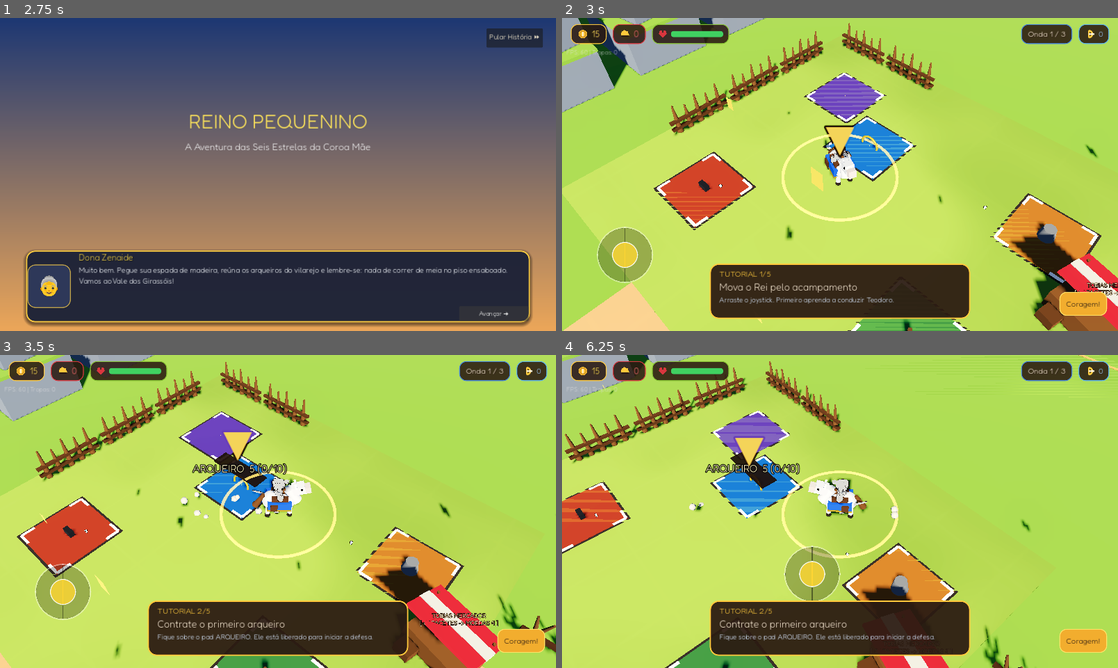
Above: before the commit, frames 1-4 (two rows, left to right).
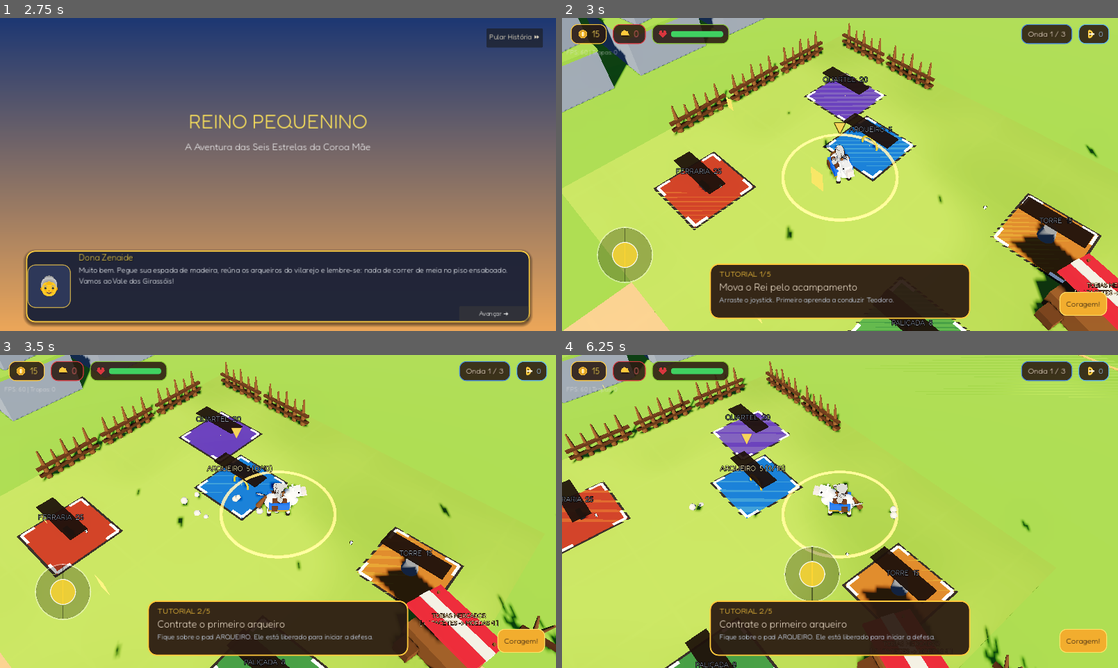
Above: after the commit, the same moments.

Repository: JonathasHenrique/reino-pequenino
Game: Godot game, scene res://scenes/ui/MainMenu.tscn
Two runs of this game, one before a commit and one after it. Both use one fixed random seed, a clock stepped at 60 frames per second and the inputs below.
Inputs (mouse positions are in pixels of both pictures, inside the frame that each line leads up to):
- Up to frame 1 (2.75 s): click "INICIAR JORNADA" at 0.5 s; click "Pular História ⏩" at 1.25 s; click "Avançar ➔" at 2 s
- Up to frame 2 (3 s): tap Enter at 2.75 s; move the mouse to (962, 158) at 2.77 s; hold Right (ui_right) from 2.78 s (still down); click (962, 158) at 2.92 s
- Up to frame 3 (3.5 s): keep holding Right (ui_right); tap Space at 3.02 s
- Up to frame 4 (6.25 s): release Right (ui_right) at 3.5 s; drag from (728, 527) to (812, 574) at 3.52 s; move the mouse to (895, 442) at 4.27 s; hold Right (ui_right) 4.28-5 s; drag from (812, 574) to (673, 464) at 5.02 s; move the mouse to (1006, 558) at 5.77 s; hold Left (ui_left) from 5.78 s (still down); tap Space at 6.02 s

Frame 1 is identical in both runs. In frame 2, 2.9% of the frame differs, in the area x 20-96%, y 15-100%; in frame 3, 3.0%; in frame 4, 3.2%, in the area x 0-68%, y 15-100%.
Error in both runs: Cannot call method 'set_input_as_handled' on a null value. (res://scripts/ui/DialogueBox.gd:53)

Commit message:
fix: melhorar escala e leitura visual da fase

Diff:
--- a/scenes/entities/King.tscn
+++ b/scenes/entities/King.tscn
@@ -191,7 +191,7 @@
 script = ExtResource("3_spoil")
 
 [node name="Visuals" type="Node3D" parent="."]
-transform = Transform3D(0.95, 0, 0, 0, 0.95, 0, 0, 0, 0.95, 0, 0, 0)
+transform = Transform3D(0.82, 0, 0, 0, 0.82, 0, 0, 0, 0.82, 0, 0, 0)
 
 [node name="Horse" type="Node3D" parent="Visuals"]
 
--- a/scenes/entities/PurchasePad.tscn
+++ b/scenes/entities/PurchasePad.tscn
@@ -181,11 +181,11 @@
 billboard = 1
 double_sided = false
 text = "🏹 🪙 5"
-font_size = 34
-outline_size = 10
+font_size = 30
+outline_size = 8
 outline_modulate = Color(0.07, 0.04, 0.025, 1)
 modulate = Color(1.0, 0.95, 0.70, 1)
-pixel_size = 0.0007
+pixel_size = 0.00055
 fixed_size = true
 no_depth_test = true
 render_priority = 6
--- a/scripts/entities/PurchasePad.gd
+++ b/scripts/entities/PurchasePad.gd
@@ -90,9 +90,9 @@
 func set_tutorial_locked(locked: bool) -> void:
 	tutorial_locked = locked
 	if cost_label_3d:
-		cost_label_3d.visible = not locked
+		cost_label_3d.visible = true
 	if status_plate:
-		status_plate.visible = not locked
+		status_plate.visible = true
 	if not locked:
 		# Evita uma compra acidental se o Rei terminar a etapa sobre este pad.
 		is_king_present = false
@@ -133,24 +133,14 @@
 func _update_ui() -> void:
 	if not cost_label_3d:
 		return
+	var type_icon := _get_pad_label()
 	if tutorial_locked:
-		cost_label_3d.text = "🔒 OBJETIVO"
+		cost_label_3d.text = "%s  %d" % [type_icon, current_cost]
 		cost_label_3d.modulate = Color(0.62, 0.66, 0.70, 0.92)
 		if fill_mesh:
 			fill_mesh.scale.x = 0.01
 			fill_mesh.scale.z = 0.01
 		return
-
-	var type_icon = "ARQUEIRO"
-	match pad_type:
-		"build_tower":
-			type_icon = "TORRE"
-		"build_palisade":
-			type_icon = "PALIÇADA"
-		"build_barracks":
-			type_icon = "QUARTEL"
-		"build_forge":
-			type_icon = "FERRARIA"
 
 	if is_locked:
 		cost_label_3d.text = "%s  MÁXIMO" % type_icon
@@ -189,6 +179,18 @@
 		fill_mesh.scale.x = clampf(ratio, 0.01, 1.0)
 		fill_mesh.scale.z = clampf(ratio, 0.01, 1.0)
 
+func _get_pad_label() -> String:
+	match pad_type:
+		"build_tower":
+			return "TORRE"
+		"build_palisade":
+			return "PALIÇADA"
+		"build_barracks":
+			return "QUARTEL"
+		"build_forge":
+			return "FERRARIA"
+	return "ARQUEIRO"
+
 func _on_body_entered(body: Node3D) -> void:
 	if body == GameState.king_node or body.is_in_group("king"):
 		is_king_present = true
--- a/scripts/ui/StageTutorial.gd
+++ b/scripts/ui/StageTutorial.gd
@@ -119,14 +119,14 @@
 	arrow = Label3D.new()
 	arrow.text = "▼"
 	arrow.font = UI_FONT
-	arrow.font_size = 72
-	arrow.outline_size = 14
+	arrow.font_size = 46
+	arrow.outline_size = 9
 	arrow.outline_modulate = Color("#2B1B12")
 	arrow.modulate = Color("#FFC93C")
 	arrow.billboard = BaseMaterial3D.BILLBOARD_ENABLED
 	arrow.no_depth_test = true
 	arrow.fixed_size = true
-	arrow.pixel_size = 0.0012
+	arrow.pixel_size = 0.0007
 	arrow.render_priority = 20
 	stage.add_child(arrow)
 
@@ -183,7 +183,7 @@
 				target = spoils[0]
 	if target and is_instance_valid(target):
 		var bob := sin(Time.get_ticks_msec() * 0.006) * 0.18
-		arrow.global_position = target.global_position + Vector3(0, 2.3 + bob, 0)
+		arrow.global_position = target.global_position + Vector3(0, 3.0 + bob, 0)
 
 func _finish_tutorial() -> void:
 	if not is_active:
